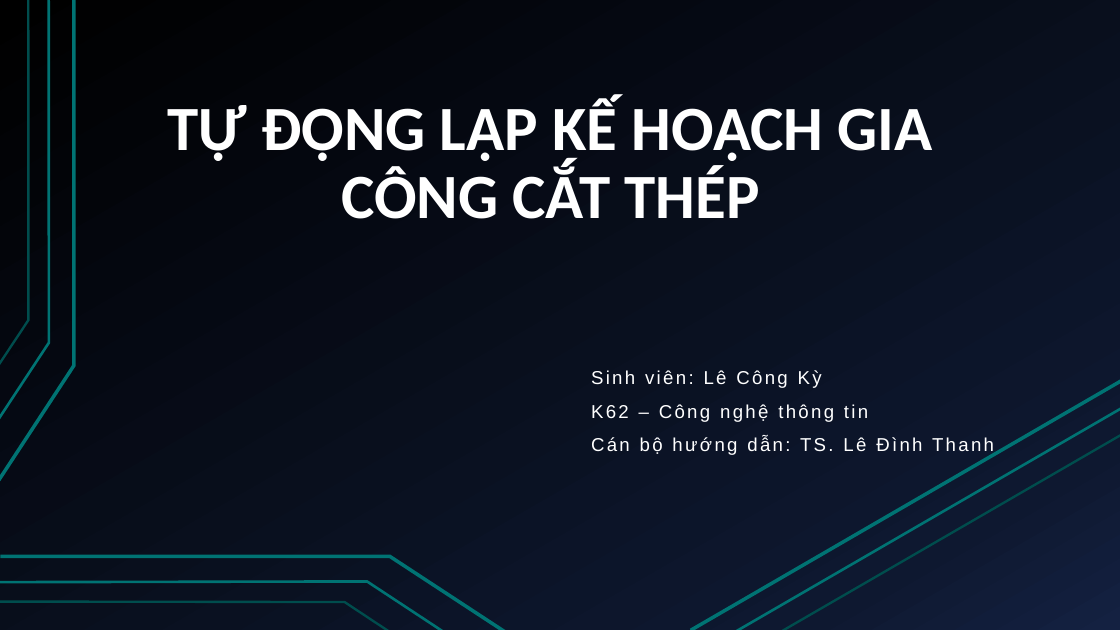
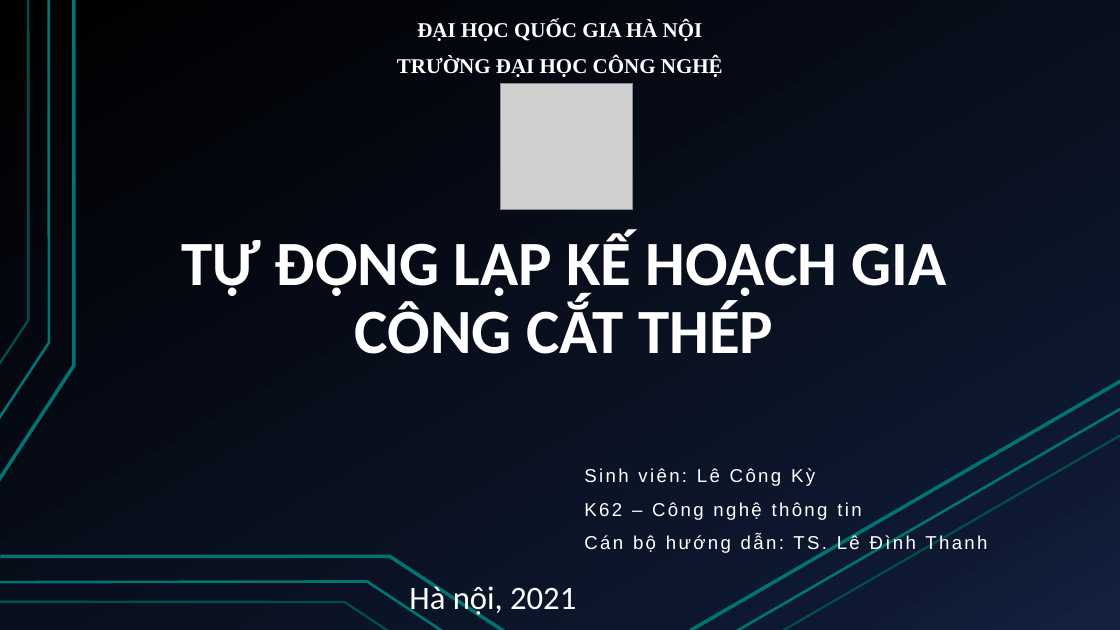
Before and after one commit to duykypaul/GeneticAlgorithmLearning, a slide deck: slide 1 of src/com/duykypaul/kltn/docs/TỰ ĐỘNG LẬP KẾ HOẠCH GIA CÔNG CẮT.pptx. Drawn at 1120x630 pixels with LibreOffice and Linux fonts; fonts in the diff are those of the drawing; grey boxes stand for pictures. Boxes give left, top, right and bottom in pixels: in the first picture for what was removed or moved away, otherwise in the second. Text is boxed around its words. In the diff, an @@ line names an element or a change of style, - is before the commit and + after.

```diff
--- a/src/com/duykypaul/kltn/docs/TỰ ĐỘNG LẬP KẾ HOẠCH GIA CÔNG CẮT.pptx
+++ b/src/com/duykypaul/kltn/docs/TỰ ĐỘNG LẬP KẾ HOẠCH GIA CÔNG CẮT.pptx
@@ text added at <box>397,21,723,77</box>, 18 pt, text #FFFFFF, bold @@
+ĐẠI HỌC QUỐC GIA HÀ NỘI
+TRƯỜNG ĐẠI HỌC CÔNG NGHỆ
@@ picture added at <box>501,83,633,209</box> @@
@@ title "TỰ ĐỘNG LẬP KẾ HOẠCH ...": place and size @@
-title "TỰ ĐỘNG LẬP KẾ HOẠCH ..." at <box>168,97,933,219</box>
+title "TỰ ĐỘNG LẬP KẾ HOẠCH ..." at <box>181,233,947,354</box>
@@ subtitle "Sinh viên: Lê Công Kỳ": place and size @@
-subtitle "Sinh viên: Lê Công Kỳ" at <box>591,370,994,456</box>
+subtitle "Sinh viên: Lê Công Kỳ" at <box>584,468,987,554</box>
@@ text added at <box>409,583,576,618</box>, 28 pt, text #FFFFFF @@
+Hà nội, 2021
```
Also in this commit, not shown: 12 other slides changed, 6 slides added, 3 slides removed.
